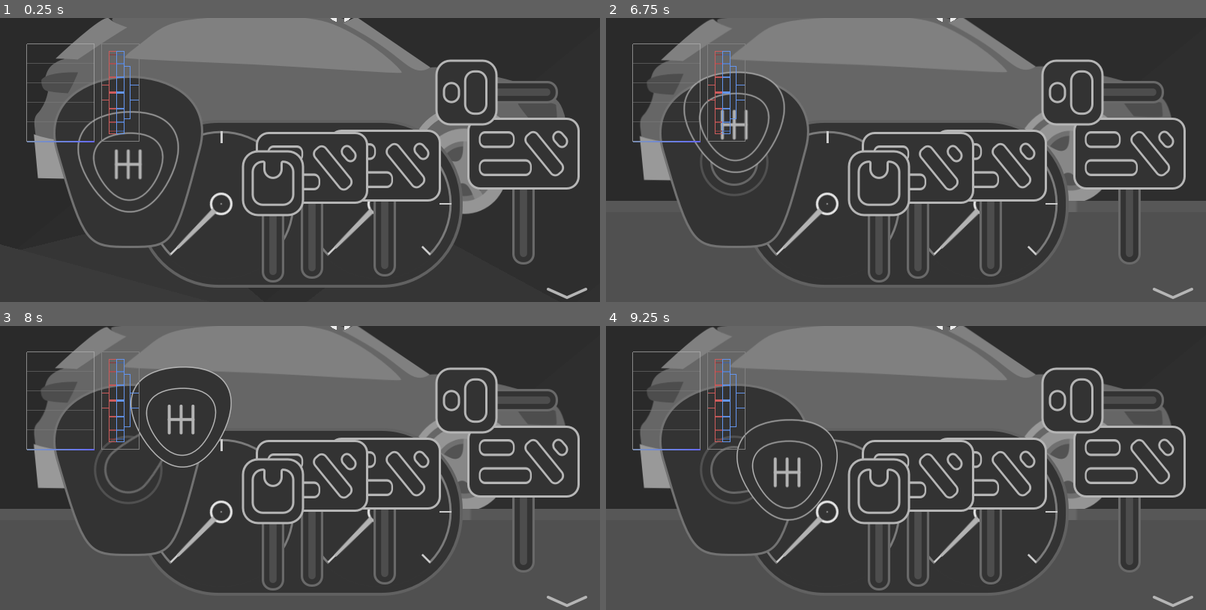
Above: before the commit, frames 1-4 (two rows, left to right).
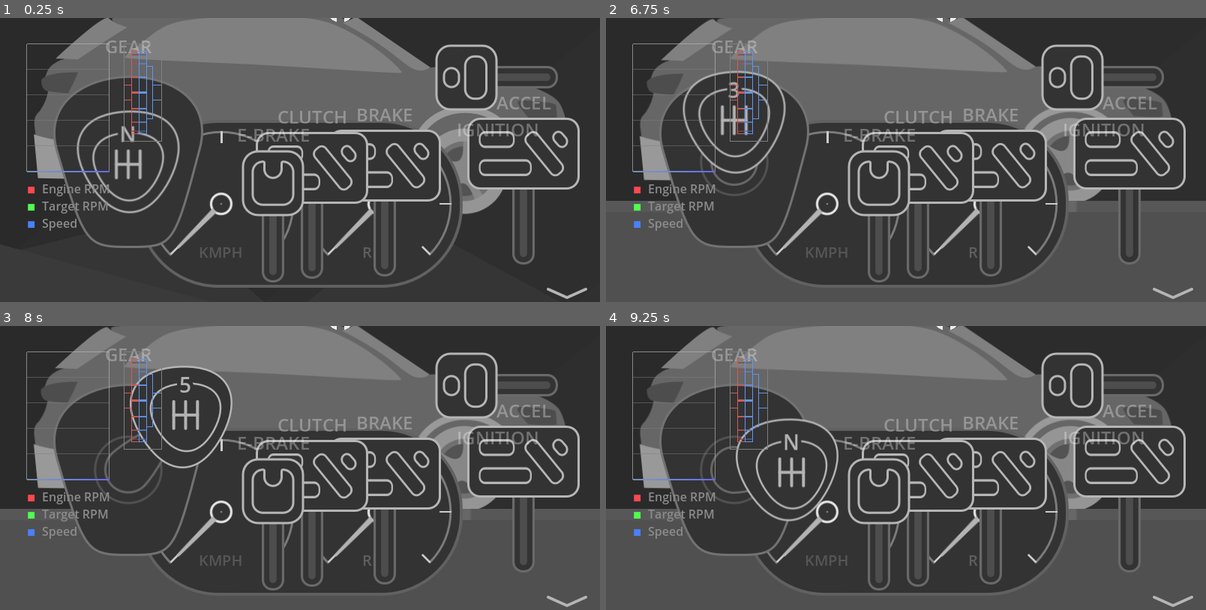
Above: after the commit, the same moments.

Repository: devendrn/broken-wheels
Game: Godot game, scene res://scenes/main.tscn
Same seed, same stepped clock (60 frames per second), same inputs: the game is played once before the commit and once after it. The engine's default icon, where the game draws it, is replaced by a stand-in: a white triangle on a blue panel in a dark square.
Inputs (mouse positions are in pixels of both pictures, inside the frame that each line leads up to):
- Up to frame 1 (0.25 s): no input
- Up to frame 2 (6.75 s): click (834, 83) at 0.5 s; click (834, 83) at 1.25 s; click (834, 83) at 2 s; move the mouse to (1038, 145) at 2.77 s; click (1038, 145) at 2.92 s; tap Enter at 3.5, 5, 6.5 s; drag from (786, 174) to (876, 216) at 3.52 s; tap Space at 4.25, 5.75 s; move the mouse to (966, 97) at 4.27 s; click (966, 97) at 4.42 s; drag from (876, 216) to (726, 117) at 5.02 s; move the mouse to (1086, 202) at 5.77 s; click (1086, 202) at 5.92 s; drag from (726, 117) to (816, 89) at 6.52 s
- Up to frame 3 (8 s): move the mouse to (330, 468) at 7.27 s; click (330, 468) at 7.42 s
- Up to frame 4 (9.25 s): tap Space at 8 s; drag from (816, 397) to (786, 482) at 8.02 s; move the mouse to (1038, 453) at 8.77 s; click (1038, 453) at 8.92 s

The runs differ from the first frame. In frame 1, 5.2% of the frame differs, in the area x 4-93%, y 7-85%; in frame 2, 5.5%; in frame 3, 5.7%; in frame 4, 5.8%.

Commit message:
Update UI
- Added labels to controls
- Added parallax effect to gearknob
- Increased graph size and added legends

Diff:
--- /dev/null
+++ b/assets/ui/controls/shifter_knob_bottom.svg
@@ -0,0 +1,48 @@
+<?xml version="1.0" encoding="UTF-8" standalone="no"?>
+<!-- Created with Inkscape (http://www.inkscape.org/) -->
+
+<svg
+   width="141"
+   height="141"
+   viewBox="0 0 141 141"
+   version="1.1"
+   id="svg5"
+   sodipodi:docname="shifter_knob_bottom.svg"
+   inkscape:version="1.3 (1:1.3+202307231459+0e150ed6c4)"
+   xmlns:inkscape="http://www.inkscape.org/namespaces/inkscape"
+   xmlns:sodipodi="http://sodipodi.sourceforge.net/DTD/sodipodi-0.dtd"
+   xmlns="http://www.w3.org/2000/svg"
+   xmlns:svg="http://www.w3.org/2000/svg">
+  <sodipodi:namedview
+     id="namedview18682"
+     pagecolor="#ffffff"
+     bordercolor="#000000"
+     borderopacity="0.25"
+     inkscape:showpageshadow="2"
+     inkscape:pageopacity="0.0"
+     inkscape:pagecheckerboard="0"
+     inkscape:deskcolor="#d1d1d1"
+     showgrid="false"
+     inkscape:zoom="3.1875915"
+     inkscape:cx="1.4117242"
+     inkscape:cy="25.097319"
+     inkscape:window-width="1920"
+     inkscape:window-height="1021"
+     inkscape:window-x="0"
+     inkscape:window-y="30"
+     inkscape:window-maximized="1"
+     inkscape:current-layer="g313" />
+  <defs
+     id="defs2" />
+  <g
+     id="g313"
+     transform="matrix(1.3198475,0,0,1.3197797,-101.22493,-155.18391)"
+     inkscape:label="knob"
+     style="stroke-width:0.757682">
+    <path
+       style="fill:#333333;fill-opacity:1;stroke:#b5b5b5;stroke-width:5.99084883;stroke-linecap:round;stroke-linejoin:round;stroke-dasharray:none;stroke-opacity:1;paint-order:stroke markers fill"
+       id="path2597"
+       d="M 69.391758,125.49533 C 48.18214,143.308 19.868845,158.49343 -6.1621851,149.0317 -32.193216,139.56996 -44.147326,109.74817 -48.968738,82.473767 c -4.821413,-27.2744 -3.815737,-59.38715 17.393881,-77.199816 21.209618,-17.812666 53.013105,-13.2543319 79.044136,-3.792597 26.03103,9.461735 53.338651,26.38905 58.160061,53.663451 4.82141,27.274402 -15.027964,52.537865 -36.237582,70.350525 z"
+       transform="matrix(0.5800917,-0.24402393,0.24070185,0.58809793,100.62654,131.82213)" />
+  </g>
+</svg>
--- a/assets/ui/controls/shifter_knob.svg
+++ b/assets/ui/controls/shifter_knob_top.svg
@@ -7,8 +7,8 @@
    viewBox="0 0 141 141"
    version="1.1"
    id="svg5"
-   sodipodi:docname="shifter_knob.svg"
-   inkscape:version="1.2.2 (1:1.2.2+202212051552+b0a8486541)"
+   sodipodi:docname="shifter_knob_top.svg"
+   inkscape:version="1.3 (1:1.3+202307231459+0e150ed6c4)"
    xmlns:inkscape="http://www.inkscape.org/namespaces/inkscape"
    xmlns:sodipodi="http://sodipodi.sourceforge.net/DTD/sodipodi-0.dtd"
    xmlns="http://www.w3.org/2000/svg"
@@ -23,15 +23,15 @@
      inkscape:pagecheckerboard="0"
      inkscape:deskcolor="#d1d1d1"
      showgrid="false"
-     inkscape:zoom="3.1875915"
-     inkscape:cx="1.254866"
-     inkscape:cy="25.567894"
+     inkscape:zoom="7.1518252"
+     inkscape:cx="65.228104"
+     inkscape:cy="78.30169"
      inkscape:window-width="1920"
-     inkscape:window-height="991"
+     inkscape:window-height="1021"
      inkscape:window-x="0"
-     inkscape:window-y="0"
+     inkscape:window-y="30"
      inkscape:window-maximized="1"
-     inkscape:current-layer="svg5" />
+     inkscape:current-layer="g313" />
   <defs
      id="defs2" />
   <g
@@ -40,12 +40,7 @@
      inkscape:label="knob"
      style="stroke-width:0.757682">
     <path
-       style="fill:#333333;fill-opacity:1;stroke:#b5b5b5;stroke-width:3.59451;stroke-linecap:round;stroke-linejoin:round;stroke-dasharray:none;stroke-opacity:1;paint-order:stroke markers fill"
-       id="path2597"
-       d="M 69.391758,125.49533 C 48.18214,143.308 19.868845,158.49343 -6.1621851,149.0317 -32.193216,139.56996 -44.147326,109.74817 -48.968738,82.473767 c -4.821413,-27.2744 -3.815737,-59.38715 17.393881,-77.199816 21.209618,-17.812666 53.013105,-13.2543319 79.044136,-3.792597 26.03103,9.461735 53.338651,26.38905 58.160061,53.663451 4.82141,27.274402 -15.027964,52.537865 -36.237582,70.350525 z"
-       transform="matrix(0.5800917,-0.24402393,0.24070185,0.58809793,100.62654,131.82213)" />
-    <path
-       style="fill:#333333;fill-opacity:1;stroke:#b5b5b5;stroke-width:2.27306;stroke-linecap:round;stroke-linejoin:round;stroke-dasharray:none;stroke-opacity:1;paint-order:stroke markers fill"
+       style="fill:#333333;fill-opacity:1;stroke:#b5b5b5;stroke-width:3.78841376;stroke-linecap:round;stroke-linejoin:round;stroke-dasharray:none;stroke-opacity:1;paint-order:stroke markers fill"
        id="path2597-9"
        d="m 158.25729,187.60157 c -5.50624,10.42953 -14.27747,20.98459 -26.21444,21.50954 -11.93698,0.52494 -21.63106,- …(250 unchanged characters)…
        inkscape:label="path2597-9" />
--- a/scenes/ui/controls/graph.gd
+++ b/scenes/ui/controls/graph.gd
@@ -3,7 +3,7 @@
 
 # performance impact of draw?? not sure
 
-const res = 40
+const res = 35
 const delay = 0.02
 
 var timer = 0
@@ -82,11 +82,11 @@
 		i.fill(0)
 
 func _draw():
-	plot(vals,Vector2(0,0),Vector2(90,130))
+	plot(vals,Vector2(0,0),Vector2(110,170))
 	if Engine.is_editor_hint():
-		clutch_view(Vector2(100,0),0)
+		clutch_view(Vector2(130,0),0)
 	else:
-		clutch_view(Vector2(100,0),GlobalVars.clutch)
+		clutch_view(Vector2(130,0),GlobalVars.clutch)
 
 func _process(delta):
 	if !Engine.is_editor_hint():
--- a/scenes/ui/controls/hand_brake.tscn
+++ b/scenes/ui/controls/hand_brake.tscn
@@ -1,4 +1,4 @@
-[gd_scene load_steps=5 format=3]
+[gd_scene load_steps=5 format=3 uid="uid://c4hybymxiqfog"]
 
 [ext_resource type="Script" path="res://scenes/ui/controls/hand_brake.gd" id="1_yxcws"]
 [ext_resource type="Texture2D" uid="uid://c03rbsuny4wfv" path="res://assets/ui/controls/slider_bar.svg" id="2_a27ci"]
@@ -32,3 +32,19 @@
 position = Vector2(-45, 0)
 texture_normal = ExtResource("3_nlblw")
 shape = SubResource("RectangleShape2D_uis34")
+
+[node name="Label" type="Label" parent="."]
+layout_mode = 1
+anchors_preset = 7
+anchor_left = 0.5
+anchor_top = 1.0
+anchor_right = 0.5
+anchor_bottom = 1.0
+offset_left = -25.5
+offset_top = -26.0
+offset_right = 25.5
+grow_horizontal = 2
+grow_vertical = 0
+theme_type_variation = &"HeaderMedium"
+theme_override_colors/font_color = Color(1, 1, 1, 0.309804)
+text = "E-BRAKE"
--- a/scenes/ui/controls/shifter.gd
+++ b/scenes/ui/controls/shifter.gd
@@ -9,6 +9,8 @@
 var gear_pos = Vector2(0,0)
 
 @onready var knob = $Knob
+@onready var knob_top = $Knob/Top
+@onready var indicator = $Knob/Top/Label
 @onready var lever = $Lever
 @onready var cover_center = global_position
 @onready var knob_size = knob.texture_normal.get_size()
@@ -39,12 +41,20 @@
 			# set knob postion
 			shifter_pos = 0.5*gear_pos*knob_size + cover_center - knob_size*0.5
 
+			# parallax effect
+			knob_top.position = 6.0*gear_pos
+
 			# lever rotation
 			lever.show()
 			lever.rotation = gear_pos.angle() - 0.5*PI
 			if gear_pos == Vector2(0,0): lever.hide()
 
 			GlobalVars.gear = pos[1+gear_pos.y][1+gear_pos.x]
+			if GlobalVars.gear <= 0:
+				var text = ["N", "R"]
+				indicator.text = text[-GlobalVars.gear]
+			else:
+				indicator.text = str(GlobalVars.gear)
 	else:
 		index = -1
 
--- a/scenes/ui/controls/shifter.tscn
+++ b/scenes/ui/controls/shifter.tscn
@@ -1,9 +1,10 @@
-[gd_scene load_steps=6 format=3]
+[gd_scene load_steps=7 format=3 uid="uid://ic5jkh8l6x7q"]
 
-[ext_resource type="Texture2D" uid="uid://cnie5biqgt3mt" path="res://assets/ui/controls/shifter_knob.svg" id="1"]
 [ext_resource type="Script" path="res://scenes/ui/controls/shifter.gd" id="2"]
 [ext_resource type="Texture2D" uid="uid://0yj83ioqnp7t" path="res://assets/ui/controls/shifter_cover.svg" id="3"]
 [ext_resource type="Texture2D" uid="uid://layn3tbk35es" path="res://assets/ui/controls/shifter_lever.svg" id="4"]
+[ext_resource type="Texture2D" uid="uid://bylgnjmchnwu8" path="res://assets/ui/controls/shifter_knob_bottom.svg" id="4_81fo2"]
+[ext_resource type="Texture2D" uid="uid://bueslrufvno78" path="res://assets/ui/controls/shifter_knob_top.svg" id="5_ifa0f"]
 
 [sub_resource type="CircleShape2D" id="1"]
 radius = 60.0
@@ -22,6 +23,21 @@
 pivot_offset = Vector2(105, 120)
 texture = ExtResource("3")
 
+[node name="Label" type="Label" parent="Cover"]
+layout_mode = 1
+anchors_preset = 5
+anchor_left = 0.5
+anchor_right = 0.5
+offset_left = -30.5
+offset_top = -51.0
+offset_right = 30.5
+offset_bottom = -14.0
+grow_horizontal = 2
+theme_type_variation = &"HeaderMedium"
+theme_override_colors/font_color = Color(1, 1, 1, 0.309804)
+text = "GEAR"
+horizontal_alignment = 1
+
 [node name="Lever" type="TextureRect" parent="."]
 visible = false
 layout_mode = 0
@@ -34,5 +50,39 @@
 
 [node name="Knob" type="TouchScreenButton" parent="."]
 position = Vector2(-70.5, -70.5)
-texture_normal = ExtResource("1")
+texture_normal = ExtResource("4_81fo2")
 shape = SubResource("1")
+
+[node name="Top" type="TextureRect" parent="Knob"]
+anchors_preset = 8
+anchor_left = 0.5
+anchor_top = 0.5
+anchor_right = 0.5
+anchor_bottom = 0.5
+offset_left = -20.0
+offset_top = -20.0
+offset_right = 20.0
+offset_bottom = 20.0
+grow_horizontal = 2
+grow_vertical = 2
+texture = ExtResource("5_ifa0f")
+
+[node name="Label" type="Label" parent="Knob/Top"]
+layout_mode = 1
+anchors_preset = 8
+anchor_left = 0.5
+anchor_top = 0.5
+anchor_right = 0.5
+anchor_bottom = 0.5
+offset_left = -21.0
+offset_top = -57.0
+offset_right = 19.0
+offset_bottom = -15.0
+grow_horizontal = 2
+grow_vertical = 2
+theme_type_variation = &"HeaderLarge"
+theme_override_colors/font_color = Color(0.701961, 0.701961, 0.701961, 1)
+theme_override_colors/font_outline_color = Color(0.2, 0.2, 0.2, 1)
+theme_override_constants/outline_size = 20
+text = "N"
+horizontal_alignment = 1
--- a/scenes/ui/controls/slider.gd
+++ b/scenes/ui/controls/slider.gd
@@ -3,6 +3,7 @@
 const inertia_trigger = 15
 
 @export var spring : bool = true
+@export var label : String = "SLIDER"
 var value = 0
 
 # keep track of touch index (-1 means index not set)
@@ -11,6 +12,9 @@
 
 @onready var btn = $Button
 @onready var max_offset = $Line.size.y - btn.texture_normal.get_size().y
+
+func _ready():
+	$Label.text = label
 
 func _input(event):
 	if btn.is_pressed():
--- a/scenes/ui/controls/slider.tscn
+++ b/scenes/ui/controls/slider.tscn
@@ -1,4 +1,4 @@
-[gd_scene load_steps=5 format=3]
+[gd_scene load_steps=5 format=3 uid="uid://dyouiu2v1fxdk"]
 
 [ext_resource type="Script" path="res://scenes/ui/controls/slider.gd" id="1"]
 [ext_resource type="Texture2D" uid="uid://c03rbsuny4wfv" path="res://assets/ui/controls/slider_bar.svg" id="2"]
@@ -34,3 +34,19 @@
 position = Vector2(-78, 0)
 texture_normal = ExtResource("3")
 shape = SubResource("1")
+
+[node name="Label" type="Label" parent="."]
+layout_mode = 1
+anchors_preset = 7
+anchor_left = 0.5
+anchor_top = 1.0
+anchor_right = 0.5
+anchor_bottom = 1.0
+offset_left = -25.5
+offset_top = -26.0
+offset_right = 25.5
+grow_horizontal = 2
+grow_vertical = 0
+theme_type_variation = &"HeaderMedium"
+theme_override_colors/font_color = Color(1, 1, 1, 0.309804)
+text = "SLIDER"
--- a/scenes/ui/controls/start_slider.tscn
+++ b/scenes/ui/controls/start_slider.tscn
@@ -1,4 +1,4 @@
-[gd_scene load_steps=5 format=3]
+[gd_scene load_steps=5 format=3 uid="uid://b77lwmlc0ot4u"]
 
 [ext_resource type="Script" path="res://scenes/ui/controls/start_slider.gd" id="1_g4dvk"]
 [ext_resource type="Texture2D" uid="uid://c03rbsuny4wfv" path="res://assets/ui/controls/slider_bar.svg" id="2_fyfib"]
@@ -28,6 +28,23 @@
 patch_margin_right = 20
 patch_margin_bottom = 20
 
+[node name="Label" type="Label" parent="Line"]
+layout_mode = 1
+anchors_preset = 8
+anchor_left = 0.5
+anchor_top = 0.5
+anchor_right = 0.5
+anchor_bottom = 0.5
+offset_left = -54.5
+offset_top = 52.5
+offset_right = 54.5
+offset_bottom = 89.5
+grow_horizontal = 2
+grow_vertical = 2
+theme_type_variation = &"HeaderMedium"
+theme_override_colors/font_color = Color(1, 1, 1, 0.309804)
+text = "IGNITION"
+
 [node name="Button" type="TouchScreenButton" parent="."]
 position = Vector2(0, -47)
 texture_normal = ExtResource("3_8pskb")
--- a/scenes/ui/ui.tscn
+++ b/scenes/ui/ui.tscn
@@ -70,6 +70,38 @@
 texture = ExtResource("2_rjs05")
 expand_mode = 1
 
+[node name="HBoxContainer" type="HBoxContainer" parent="Controls/Gauge"]
+custom_minimum_size = Vector2(416, 0)
+layout_mode = 1
+anchors_preset = 7
+anchor_left = 0.5
+anchor_top = 1.0
+anchor_right = 0.5
+anchor_bottom = 1.0
+offset_left = -102.0
+offset_top = -71.0
+offset_right = 102.0
+offset_bottom = -31.0
+grow_horizontal = 2
+grow_vertical = 0
+alignment = 1
+
+[node name="KMPH" type="Label" parent="Controls/Gauge/HBoxContainer"]
+layout_mode = 2
+size_flags_horizontal = 3
+theme_type_variation = &"HeaderSmall"
+theme_override_colors/font_color = Color(0.337255, 0.337255, 0.337255, 1)
+text = "KMPH"
+horizontal_alignment = 1
+
+[node name="RPM2" type="Label" parent="Controls/Gauge/HBoxContainer"]
+layout_mode = 2
+size_flags_horizontal = 3
+theme_type_variation = &"HeaderSmall"
+theme_override_colors/font_color = Color(0.372549, 0.372549, 0.372549, 1)
+text = "RPM"
+horizontal_alignment = 1
+
 [node name="RPM" type="TextureRect" parent="Controls/Gauge"]
 layout_mode = 1
 offset_left = 305.0
@@ -102,6 +134,7 @@
 grow_horizontal = 0
 grow_vertical = 0
 size_flags_horizontal = 0
+label = "BRAKE"
 
 [node name="AccePedal" parent="Controls" instance=ExtResource("4_8vkop")]
 layout_mode = 1
@@ -116,6 +149,7 @@
 offset_bottom = -249.0
 grow_horizontal = 0
 grow_vertical = 0
+label = "ACCEL"
 
 [node name="ClutchPedal" parent="Controls" instance=ExtResource("4_8vkop")]
 layout_mode = 1
@@ -128,6 +162,7 @@
 offset_bottom = -230.0
 grow_vertical = 0
 spring = false
+label = "CLUTCH"
 
 [node name="Shifter" parent="Controls" instance=ExtResource("5_wmdbj")]
 layout_mode = 1
@@ -146,9 +181,9 @@
 anchor_left = 1.0
 anchor_right = 1.0
 offset_left = -223.0
-offset_top = 99.0
+offset_top = 79.0
 offset_right = -223.0
-offset_bottom = 99.0
+offset_bottom = 79.0
 grow_horizontal = 0
 size_flags_horizontal = 8
 
@@ -171,9 +206,25 @@
 anchors_preset = 0
 offset_left = 36.0
 offset_top = 35.0
-offset_right = 198.0
-offset_bottom = 175.0
+offset_right = 226.0
+offset_bottom = 291.0
 script = ExtResource("8_xfioq")
+
+[node name="Legends" type="RichTextLabel" parent="Controls/Graphs"]
+layout_mode = 1
+anchors_preset = 2
+anchor_top = 1.0
+anchor_bottom = 1.0
+offset_top = -75.0
+offset_right = 149.0
+grow_vertical = 0
+theme_override_colors/default_color = Color(0.545098, 0.545098, 0.545098, 1)
+bbcode_enabled = true
+text = "[color=#fe4850]◾[/color]  Engine RPM
+[color=#50fe50]◾[/color]  Target RPM
+[color=#4a80fe]◾[/color]  Speed "
+scroll_active = false
+text_direction = 1
 
 [node name="DebugText" type="RichTextLabel" parent="Controls"]
 visible = false
Not shown, changed: assets/ui/controls/shifter_knob_bottom.svg.import
Not shown, added: assets/ui/controls/shifter_knob_top.svg.import
Binary file changed: docs/screenshot1.jpg
Not shown: 1 places in scenes/ui/ui.tscn that only renumber resources
Not shown, changed: README.md
